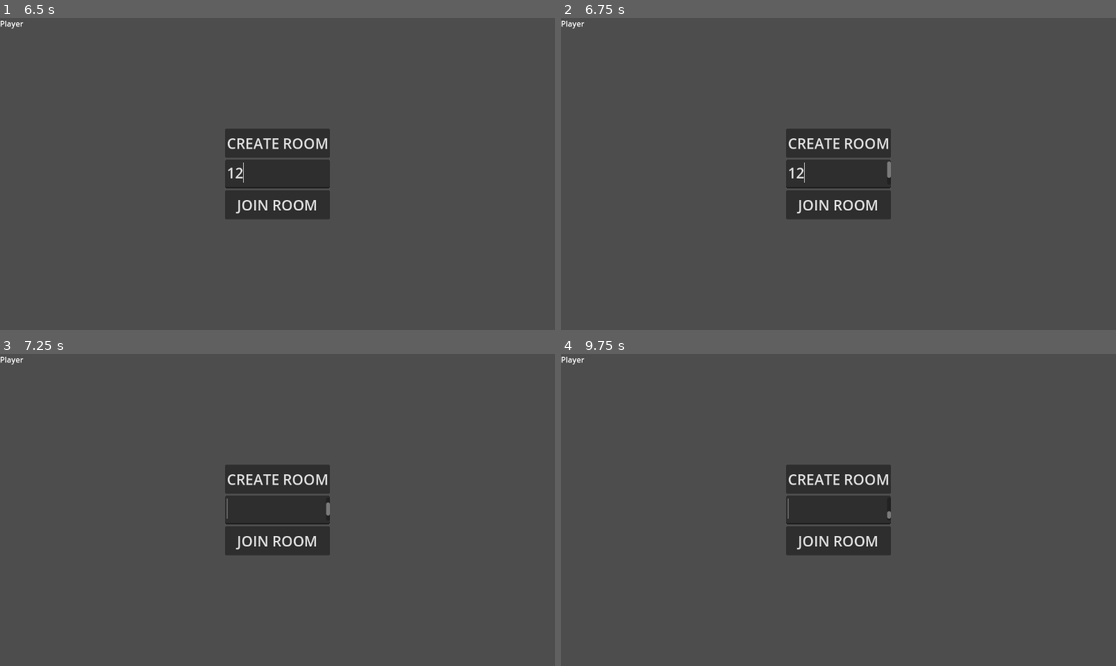
Above: before the commit, frames 1-4 (two rows, left to right).
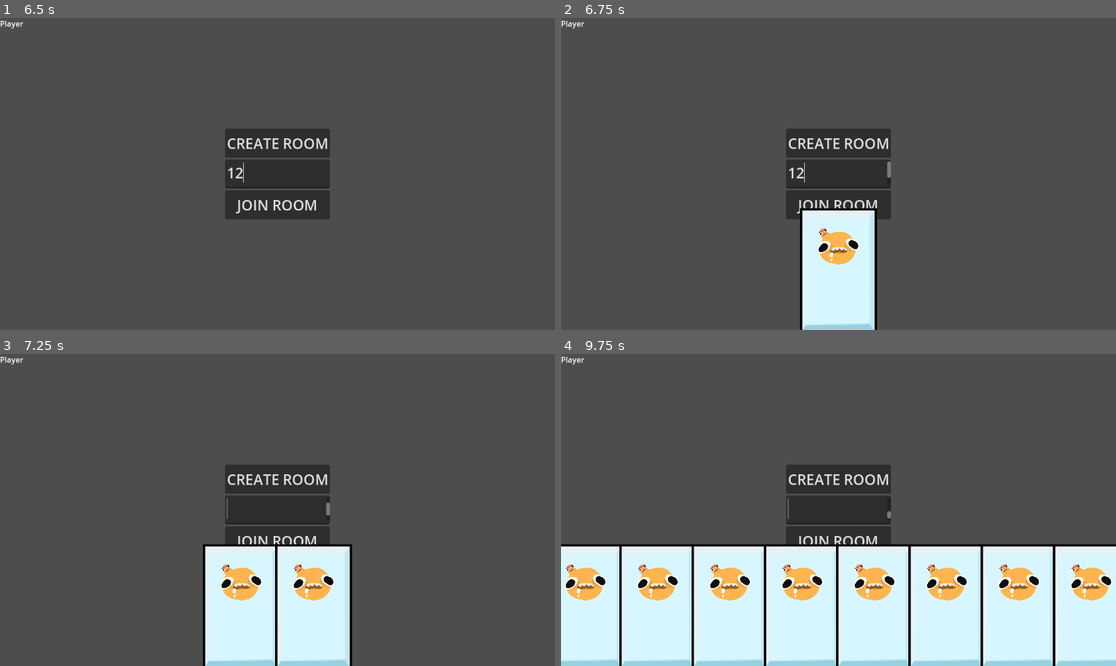
Above: after the commit, the same moments.

Repository: patator62180/GDWL_67
Game: Godot game, scene res://scenes/main/main.tscn
The game is run twice, just before and just after one commit, with the same random seed, the same clock (stepped at 60 frames per second) and the same inputs.
Inputs (mouse positions are in pixels of both pictures, inside the frame that each line leads up to):
- Up to frame 1 (6.5 s): click "[FAKE] Start as player (local)" at 0.5 s; click (277, 174) at 1.27 s; type "12" at 1.35 s; click "CREATE ROOM" at 2 s; click "JOIN ROOM" at 2.75 s; move the mouse to (399, 158) at 3.52 s; hold Right (right) 3.53-4.28 s; click (399, 158) at 3.6 s; move the mouse to (166, 189) at 4.27 s; hold Down (down) 4.28-5.03 s; click (166, 189) at 4.35 s; move the mouse to (333, 105) at 5.02 s; hold Right (right) 5.03-5.78 s; click (333, 105) at 5.1 s; move the mouse to (249, 236) at 5.77 s; hold Up (up) from 5.78 s (still down); click (249, 236) at 5.85 s
- Up to frame 2 (6.75 s): tap Enter (ui_accept) at 6.5 s; move the mouse to (1005, 220) at 6.52 s; release Up (up) at 6.53 s; hold Left (left) from 6.53 s (still down); click (1005, 220) at 6.6 s
- Up to frame 3 (7.25 s): keep holding Left (left); tap Enter (ui_accept) at 6.77 s
- Up to frame 4 (9.75 s): tap Enter (ui_accept) at 7.25, 7.52, 8, 8.75, 9.02, 9.5 s; move the mouse to (672, 463) at 7.27 s; click (672, 463) at 7.35 s; move the mouse to (866, 510) at 8.02 s; release Left (left) at 8.03 s; hold Down (down) 8.03-8.78 s; click (866, 510) at 8.1 s; move the mouse to (755, 432) at 8.77 s; hold Right (right) 8.78-9.53 s; click (755, 432) at 8.85 s; move the mouse to (960, 494) at 9.52 s; hold Up (up) from 9.53 s (still down); click (960, 494) at 9.6 s

Frame 1 is identical in both runs. In frame 2, 5.4% of the frame differs, in the area x 43-57%, y 60-100%; in frame 3, 10%; in frame 4, 39%, in the area x 0-100%, y 60-100%.

Commit message:
deckbuilder???

Diff:
--- a/scenes/main/main.tscn
+++ b/scenes/main/main.tscn
@@ -1,8 +1,9 @@
-[gd_scene load_steps=4 format=3 uid="uid://bcv21hlg1vmfw"]
+[gd_scene load_steps=5 format=3 uid="uid://bcv21hlg1vmfw"]
 
 [ext_resource type="PackedScene" uid="uid://c7c40bidrm85h" path="res://scenes/immersive/immersive.tscn" id="1_7burc"]
 [ext_resource type="PackedScene" uid="uid://27xb7kekk1ck" path="res://scenes/menus/menus.tscn" id="2_5c3tl"]
 [ext_resource type="PackedScene" uid="uid://dswfe7yyh4daq" path="res://scenes/game/game.tscn" id="2_l3lpd"]
+[ext_resource type="PackedScene" uid="uid://dsmt3xnq7i1eu" path="res://scenes/hand/hand.tscn" id="4_fdwri"]
 
 [node name="Main" type="Node2D"]
 
@@ -11,3 +12,9 @@
 server_start_scene = ExtResource("2_l3lpd")
 remote_server_uri = "wss://immersive.dawee.org"
 remote_immersive_api = "https://immersive.dawee.org"
+
+[node name="CanvasLayer" type="CanvasLayer" parent="."]
+
+[node name="Hand" parent="CanvasLayer" instance=ExtResource("4_fdwri")]
+offset_top = -248.0
+offset_bottom = -248.0
